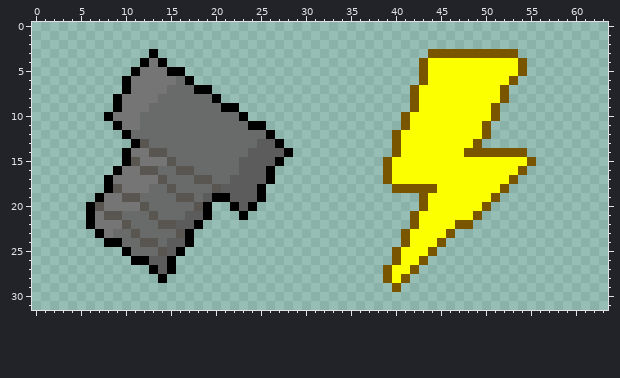
A pixel-art sprite gets an edit: mygame/sprites/pickups.png. Above, as it was before the edit.
The file is 64x32 pixels.
The result:
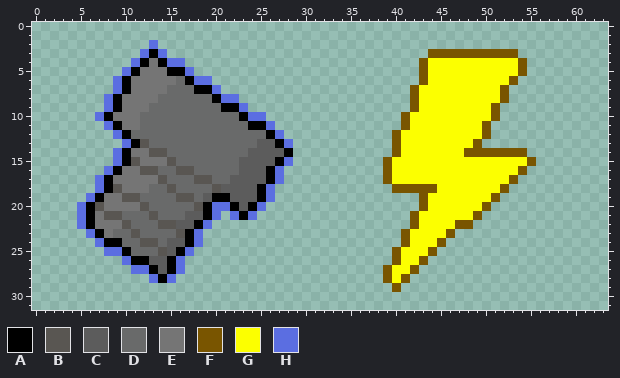
Palette (. is transparent): A #000000  B #595652  C #5c5c5c  D #696a6a  E #757575  F #795500  G #fcff00  H #5b6ee1
Message: Make bolt pickups easier to see
Change:
@@ x 3..30 @@
  1 ............................
- 2 ............................
- 3 ..........A.................
- 4 .........AEA................
- 5 ........AEEEAA..............
- 6 .......AEEEEEDA.............
- 7 .......AEEEEDDDAA...........
- 8 ......AEEEEDDDDDDA..........
- 9 ......AEEEDDDDDDDDAA........
-10 .....AEEEDDDDDDDDDDDA.......
-11 ......AEEDDDDDDDDDDDDAA.....
-12 .......ADDDDDDDDDDDDDDDA....
-13 ........ABDDDDDDDDDDDDCCA...
-14 .......AEEBBDDDDDDDDDCCCCA..
-15 .......ABEEEBDDDDDDDCCCCA...
-16 ......AEEBBDDBBDDDDDCCCA....
-17 .....AEEEEEBDDDBBDDCCCCA....
-18 .....ABEEEDDBDDDDBCCCCA.....
-19 ....AEEBBDDDDBBDCAACCCA.....
-20 ...ABEEEEBDDDDDBA..ACA......
-21 ...AEBBDDDBDDDCCA...A.......
-22 ...AEEEBDDDBBCCA............
-23 ....AEDDBDDDDBA.............
-24 .....AADDBBDCCA.............
-25 .......ADDDBCA..............
-26 ........AACCA...............
-27 ..........ACA...............
-28 ...........A................
+ 2 ..........H.................
+ 3 .........HAH................
+ 4 ........HAEAHH..............
+ 5 .......HAEEEAAH.............
+ 6 ......HAEEEEEDAHH...........
+ 7 ......HAEEEEDDDAAH..........
+ 8 .....HAEEEEDDDDDDAHH........
+ 9 .....HAEEEDDDDDDDDAAH.......
+10 ....HAEEEDDDDDDDDDDDAHH.....
+11 .....HAEEDDDDDDDDDDDDAAH....
+12 ......HADDDDDDDDDDDDDDDAH...
+13 .......HABDDDDDDDDDDDDCCAH..
+14 ......HAEEBBDDDDDDDDDCCCCA..
+15 ......HABEEEBDDDDDDDCCCCAH..
+16 .....HAEEBBDDBBDDDDDCCCAH...
+17 ....HAEEEEEBDDDBBDDCCCCAH...
+18 ....HABEEEDDBDDDDBCCCCAH....
+19 ...HAEEBBDDDDBBDCAACCCAH....
+20 ..HABEEEEBDDDDDBAHHACAH.....
+21 ..HAEBBDDDBDDDCCAH.HAH......
+22 ..HAEEEBDDDBBCCAH...........
+23 ...HAEDDBDDDDBAH............
+24 ....HAADDBBDCCAH............
+25 .....HHADDDBCAH.............
+26 .......HAACCAH..............
+27 ........HHACAH..............
+28 ..........HAH...............
 29 ............................
Boxes around the changes in both pictures, in picture pixels (x1, y1, x2, y2):
added: (77, 40, 293, 283)
